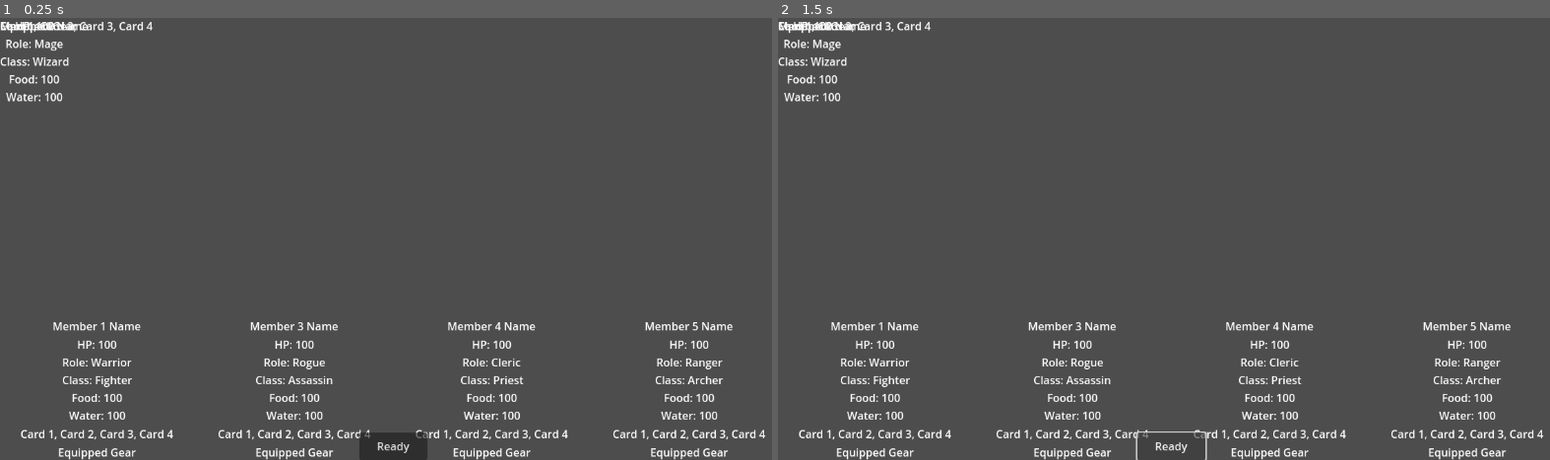
Above: before the commit, frames 1-2 (left to right).
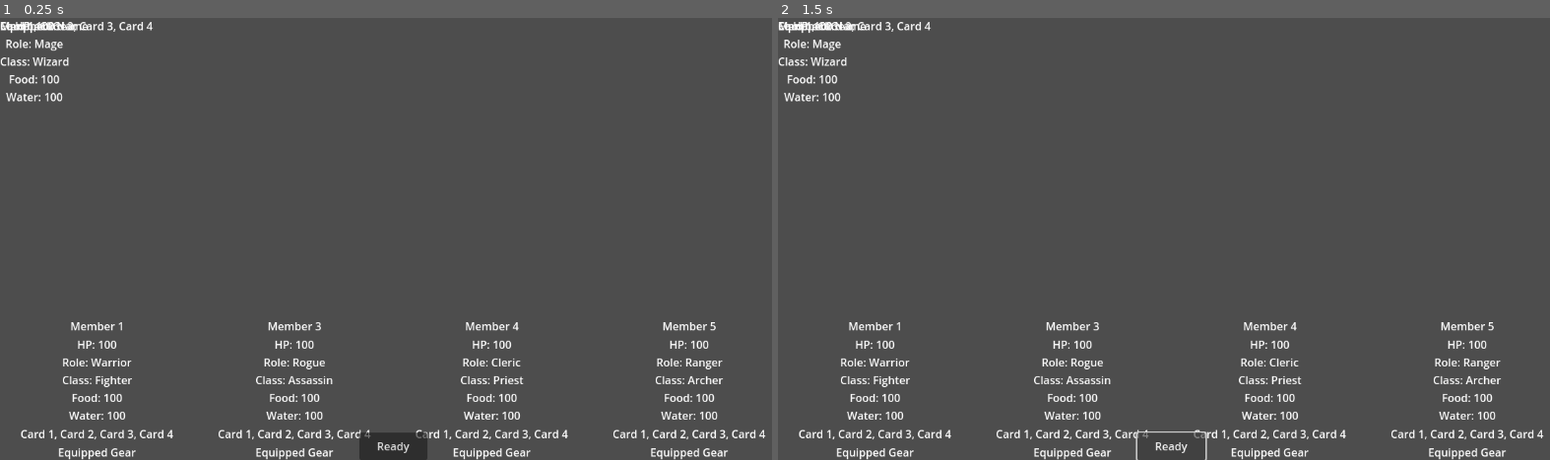
Above: after the commit, the same moments.

Repository: sxfoster/auto-battler
Game: Godot game, scene res://scenes/PartySetup.tscn
Two runs of this game, one before a commit and one after it. Both use one fixed random seed, a clock stepped at 60 frames per second and the inputs below. This scene is started directly instead of the project's main scene.
Inputs:
- Up to frame 1 (0.25 s): no input
- Up to frame 2 (1.5 s): click "Ready" at 0.5 s; click "Ready" at 1.25 s

The runs differ from the first frame. In frame 1, 0.6% of the frame differs, in the area x 6-95%, y 68-71%; in frame 2, 0.6%.
Error before the commit: Parse Error: Used space character for indentation instead of tab as used before in the file. (res://scripts/ui/PartySetup.gd:39)

Commit message:
Fix ternary and indentation issues

Diff:
--- a/auto-battler/scripts/preparation/PreparationManager.gd
+++ b/auto-battler/scripts/preparation/PreparationManager.gd
@@ -189,9 +189,7 @@
     var party_data := party_members_data.duplicate(true)
 
     # Attempt to pass this data to the GameManager singleton
-    var gm := Engine.has_singleton("GameManager") \
-            ? Engine.get_singleton("GameManager") \
-            : get_node_or_null("/root/GameManager")
+    var gm := Engine.get_singleton("GameManager") if Engine.has_singleton("GameManager") else get_node_or_null("/root/GameManager")
 
     if gm:
         if gm.has_method("start_dungeon_run"):
--- a/auto-battler/scripts/ui/PartySetup.gd
+++ b/auto-battler/scripts/ui/PartySetup.gd
@@ -37,9 +37,9 @@
 # Placeholder functions for drag-and-drop card assignment
 # In a real implementation, these would handle drag data
 func _can_drop_data(position: Vector2, data) -> bool:
-        # Check if data is a card and can be dropped here
-        return true # Placeholder
+	# Check if data is a card and can be dropped here
+	return true # Placeholder
 
 func _drop_data(position: Vector2, data) -> void:
-        # Handle card drop, assign card to member
-        print("Card dropped: %s" % [str(data)])
+	# Handle card drop, assign card to member
+	print("Card dropped: %s" % [str(data)])
